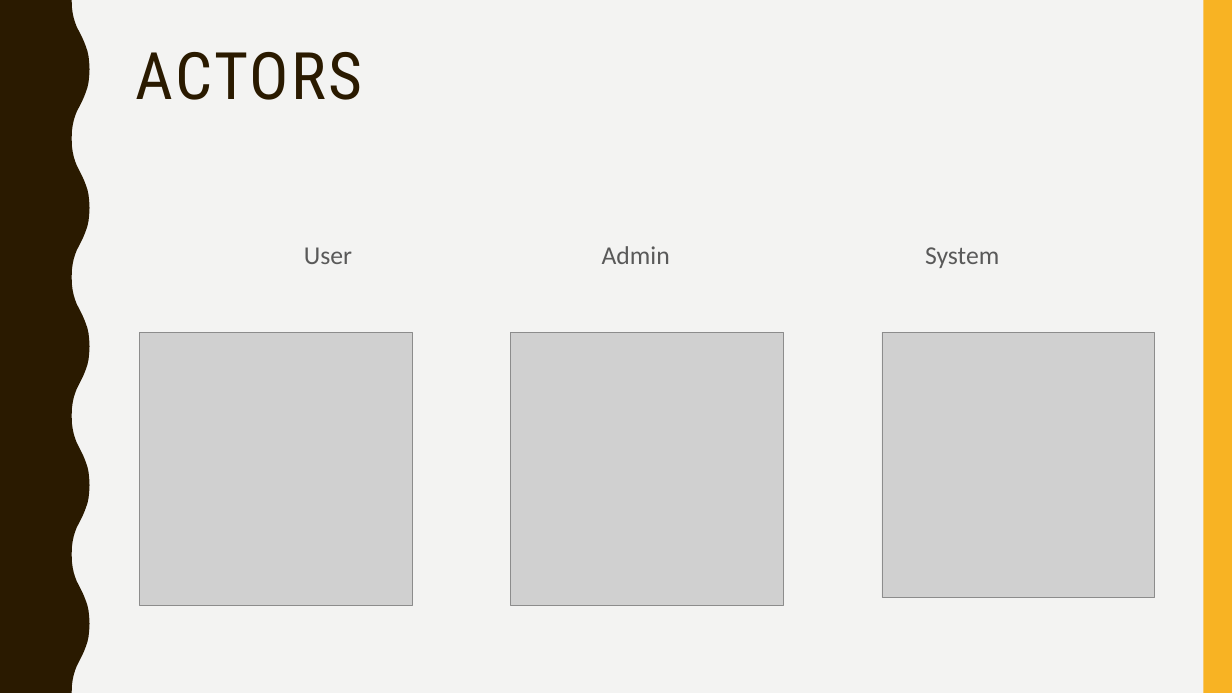
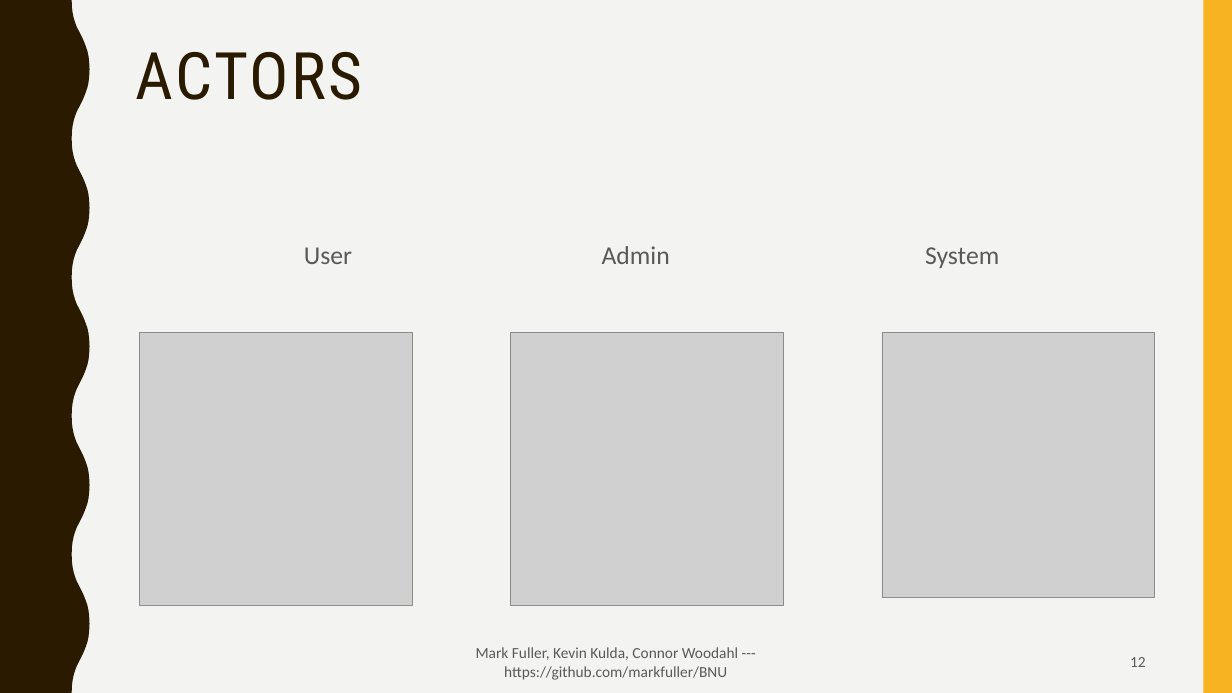
Before and after one commit to MarkFuller1/BCC, a slide deck: slide 12 of docs/BNU- BCC-1.pptx (slide 34 before the commit). Drawn at 1232x693 pixels with LibreOffice and Linux fonts; fonts in the diff are those of the drawing; grey boxes stand for pictures. Boxes give left, top, right and bottom in pixels: in the first picture for what was removed or moved away, otherwise in the second. Text is boxed around its words. In the diff, an @@ line names an element or a change of style, - is before the commit and + after.

```diff
--- a/docs/BNU- BCC-1.pptx
+++ b/docs/BNU- BCC-1.pptx
@@ text added at [476,647,738,680], 12 pt, text #595959 @@
+Mark Fuller, Kevin Kulda, Connor Woodahl --- https://github.com/markfuller/BNU
@@ page number added at [1130,657,1146,667], 12 pt, text #595959 @@
+12
```
Also in this commit, not shown: 15 other slides changed, 19 slides added, 20 slides removed, 3 other files.
